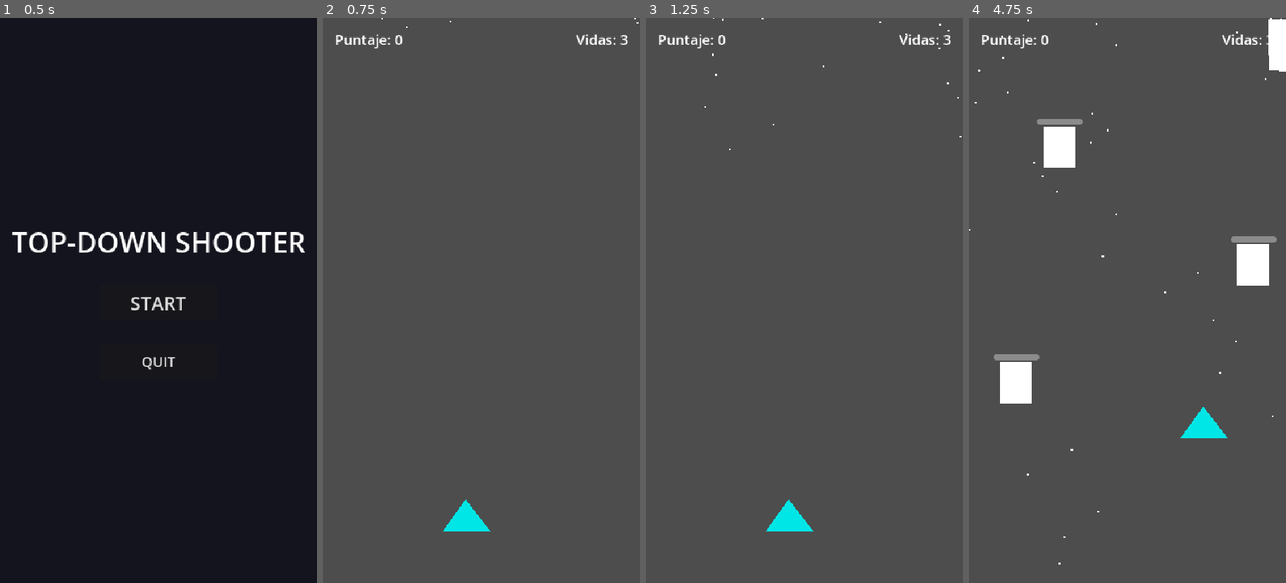
Above: before the commit, frames 1-4 (left to right).
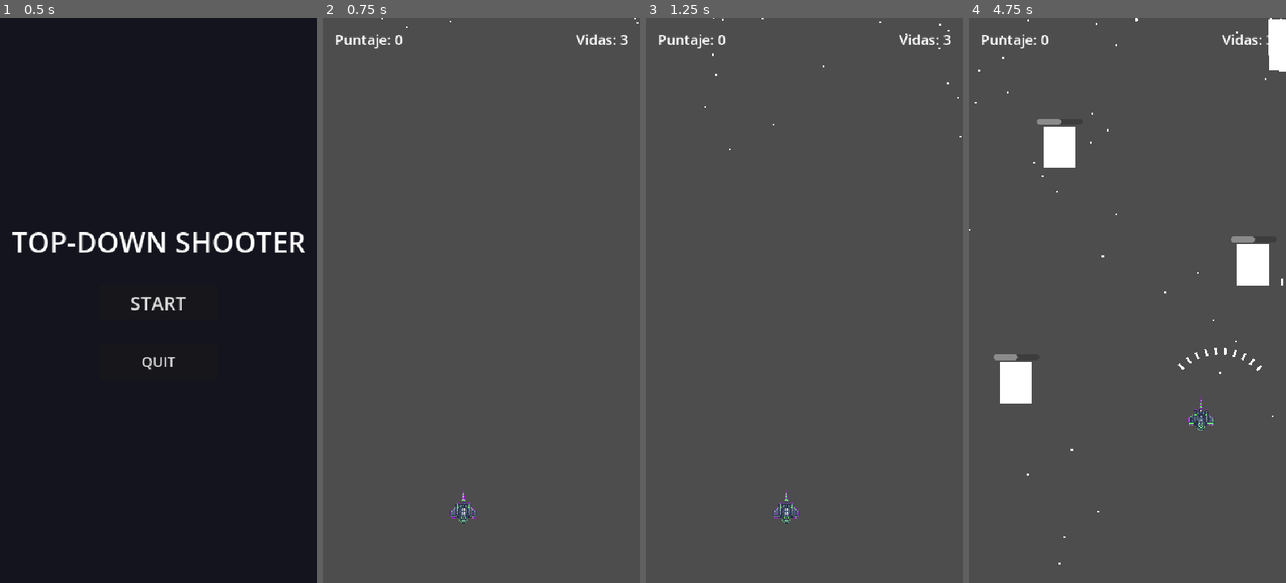
Above: after the commit, the same moments.

Repository: d4160/Top-Down-Shooter
Game: Godot game, scene res://Scenes/MainMenu.tscn
Two runs of this game, one before a commit and one after it. Both use one fixed random seed, a clock stepped at 60 frames per second and the inputs below. The engine's default icon, where the game draws it, is replaced by a stand-in: a white triangle on a blue panel in a dark square.
Inputs (mouse positions are in pixels of both pictures, inside the frame that each line leads up to):
- Up to frame 1 (0.5 s): no input
- Up to frame 2 (0.75 s): click "START" at 0.5 s
- Up to frame 3 (1.25 s): no input
- Up to frame 4 (4.75 s): move the mouse to (1197, 272) at 1.27 s; hold D (move_right) 1.28-2.03 s; click (1197, 272) at 1.35 s; tap X (special_shoot, bound only after the commit) at 1.55, 2.1, 3.05, 3.6, 4.55 s; move the mouse to (1064, 328) at 2.02 s; hold S (move_down) 2.03-2.78 s; click (1064, 328) at 2.3 s; move the mouse to (1159, 176) at 2.77 s; hold D (move_right) 2.78-3.53 s; click (1159, 176) at 2.85 s; move the mouse to (1111, 413) at 3.52 s; hold W (move_up) 3.53-4.28 s; click (1111, 413) at 3.8 s; move the mouse to (1222, 385) at 4.27 s; hold A (move_left) from 4.28 s (still down); click (1222, 385) at 4.35 s

Frame 1 is identical in both runs. In frame 2, 0.5% of the frame differs, in the area x 37-53%, y 83-91%; in frame 3, 0.5%; in frame 4, 0.8%, in the area x 14-100%, y 0-75%.

Commit message:
feat: session 01

Diff:
--- a/Scenes/Jugador.tscn
+++ b/Scenes/Jugador.tscn
@@ -2,26 +2,30 @@
 
 [ext_resource type="Script" uid="uid://caygu1r7kyvva" path="res://Scripts/jugador.gd" id="1_43k7d"]
 [ext_resource type="PackedScene" uid="uid://cku2jnc4swhwh" path="res://Scenes/Bala Jugador.tscn" id="2_na3lr"]
-[ext_resource type="Texture2D" uid="uid://cxvilrkhskb18" path="res://Assets/icon.svg" id="3_ucnt4"]
+[ext_resource type="Texture2D" uid="uid://dy1bmwa8qt5ph" path="res://Assets/nave_01-removebg-preview.png" id="3_na3lr"]
 
 [node name="Jugador" type="Area2D" groups=["jugador"]]
 script = ExtResource("1_43k7d")
 escena_bala = ExtResource("2_na3lr")
 
 [node name="Sprite2D" type="Sprite2D" parent="."]
-visible = false
-position = Vector2(64, 64)
-texture = ExtResource("3_ucnt4")
+position = Vector2(35.000004, 12)
+scale = Vector2(0.166, 0.188)
+texture = ExtResource("3_na3lr")
 
 [node name="Polygon2D" type="Polygon2D" parent="."]
-color = Color(0, 0.90403146, 0.9040313, 1)
-polygon = PackedVector2Array(0, 54, 39, 0, 81, 54)
+visible = false
+color = Color(0.85188097, 0.81906843, 0.08626234, 1)
+polygon = PackedVector2Array(0, 54, 11, 23, 1, 1, 15, -16, 33, -35, 54, -16, 70, 1, 56, 23, 73, 53, 36, 31)
 uv = PackedVector2Array(-278, 54, -205, -53, -133, 68)
 
 [node name="CollisionPolygon2D" type="CollisionPolygon2D" parent="."]
-polygon = PackedVector2Array(0, 54, 39, 0, 81, 54)
+polygon = PackedVector2Array(10, 44, 11, -19, 55, -18, 61, 44)
 
 [node name="Cañon" type="Marker2D" parent="."]
-position = Vector2(39, 0)
+position = Vector2(25, 3)
+
+[node name="Cañon2" type="Marker2D" parent="."]
+position = Vector2(44, 3)
 
 [connection signal="area_entered" from="." to="." method="_on_area_entered"]
--- a/Scripts/jugador.gd
+++ b/Scripts/jugador.gd
@@ -1,48 +1,97 @@
 extends Area2D
 
 @export var velocidad = 400
-@export var escena_bala : PackedScene # Aquí arrastraremos la escena de la bala luego
+@export var escena_bala : PackedScene
+
+# Variables para el disparo especial
+@export var cooldown_especial : float = 1.0
+var puede_disparar_especial : bool = true
 
 var tamano_pantalla
 
 func _ready():
 	tamano_pantalla = get_viewport_rect().size
-	add_to_group("jugador") # Aseguramos que esté en el grupo para el jefe
-
-	# Conectar señal de Game Over para cambiar de escena
+	add_to_group("jugador")
 	GameManager.game_over.connect(_on_game_over)
 
 func _on_game_over():
 	get_tree().change_scene_to_file("res://Scenes/GameOver.tscn")
 
 func _process(delta):
-	# Movimiento
+	# Movimiento del jugador
 	var direccion = Input.get_vector("move_left", "move_right", "move_up", "move_down")
 	position += direccion * velocidad * delta
 
-	# Mantener dentro de la pantalla (Clamping)
 	position.x = clamp(position.x, 0, tamano_pantalla.x)
 	position.y = clamp(position.y, 0, tamano_pantalla.y)
 
-	# Disparo (Espacio o Enter)
+	# Disparo Normal
 	if Input.is_action_just_pressed("shoot"):
 		disparar()
+
+	# Disparo Especial
+	if Input.is_action_just_pressed("special_shoot") and puede_disparar_especial:
+		disparar_especial()
 
 func disparar():
 	if escena_bala:
 		var bala = escena_bala.instantiate()
 		bala.position = $Cañon.global_position
-		get_parent().add_child(bala) # Añadimos la bala al mundo, no al jugador
+		# IMPORTANTE: Como tu bala usa set_direction, debemos dársela al disparo normal también
+		# Asumimos que el disparo normal va hacia arriba (Vector2.UP)
+		if bala.has_method("set_direction"):
+			bala.set_direction(Vector2.UP)
+		get_parent().add_child(bala)
+
+		var bala2 = escena_bala.instantiate()
+		bala2.position = $Cañon2.global_position
+		if bala2.has_method("set_direction"):
+			bala2.set_direction(Vector2.UP)
+		get_parent().add_child(bala2)
+
+func disparar_especial():
+	if escena_bala:
+		var cantidad_balas = 10
+		var grados_separacion = 10.0
+
+		# Calculamos el arco total para centrarlo
+		# Si son 10 balas separadas 10 grados, hay 9 espacios entre ellas. Total 90 grados de ancho.
+		var angulo_total = (cantidad_balas - 1) * grados_separacion
+		var angulo_inicio = -angulo_total / 2.0 # Empezamos a la izquierda del centro
+
+		for i in range(cantidad_balas):
+			var bala = escena_bala.instantiate()
+			bala.position = global_position # Salen desde el centro del jugador
+
+			# 1. Calculamos el ángulo offset para esta bala específica
+			var angulo_actual = angulo_inicio + (i * grados_separacion)
+
+			# 2. Tomamos el vector "Frente" (UP) y lo rotamos
+			# Convertimos grados a radianes porque rotated() usa radianes
+			var vector_direccion = Vector2.UP.rotated(deg_to_rad(angulo_actual))
+
+			get_parent().add_child(bala)
+
+			# 3. Llamamos a TU función en Bala.gd
+			if bala.has_method("set_direction"):
+				bala.set_direction(vector_direccion)
+
+			# Opcional: Rotar la imagen de la bala para que apunte a donde va
+			# + PI/2 suele ser necesario si el sprite de la bala apunta hacia arriba por defecto
+			bala.rotation = vector_direccion.angle() + PI/2
+
+		iniciar_cooldown()
+
+func iniciar_cooldown():
+	puede_disparar_especial = false
+	await get_tree().create_timer(cooldown_especial).timeout
+	puede_disparar_especial = true
 
 func _on_area_entered(area):
-	if area.is_in_group("balas_jefe"):
-		GameManager.lose_life()         # Restamos vida global
-		area.queue_free()
+	if area.is_in_group("balas_jefe") or area.is_in_group("enemigos"):
+		GameManager.lose_life()
+		if area.is_in_group("balas_jefe"):
+			area.queue_free()
 
 		if GameManager.lives <= 0:
 			queue_free()
-
-	elif area.is_in_group("enemigos"):
-		GameManager.lose_life()
-		if GameManager.lives <= 0:
-			queue_free()     # Restamos vida global
--- a/project.godot
+++ b/project.godot
@@ -57,6 +57,11 @@
 , Object(InputEventKey,"resource_local_to_scene":false,"resource_name":"","device":-1,"window_id":0,"alt_pressed":false …(182 unchanged characters)…
 ]
 }
+special_shoot={
+"deadzone": 0.2,
+"events": [Object(InputEventKey,"resource_local_to_scene":false,"resource_name":"","device":-1,"window_id":0,"alt_pressed":false,"shift_pressed":false,"ctrl_pressed":false,"meta_pressed":false,"pressed":false,"keycode":0,"physical_keycode":88,"key_label":0,"unicode":120,"location":0,"echo":false,"script":null)
+]
+}
 
 [rendering]
 
Binary file added: Assets/nave 01.png
Not shown, added: Assets/nave 01.png.import
Binary file added: Assets/nave_01-removebg-preview.png
Not shown, added: Assets/nave_01-removebg-preview.png.import
